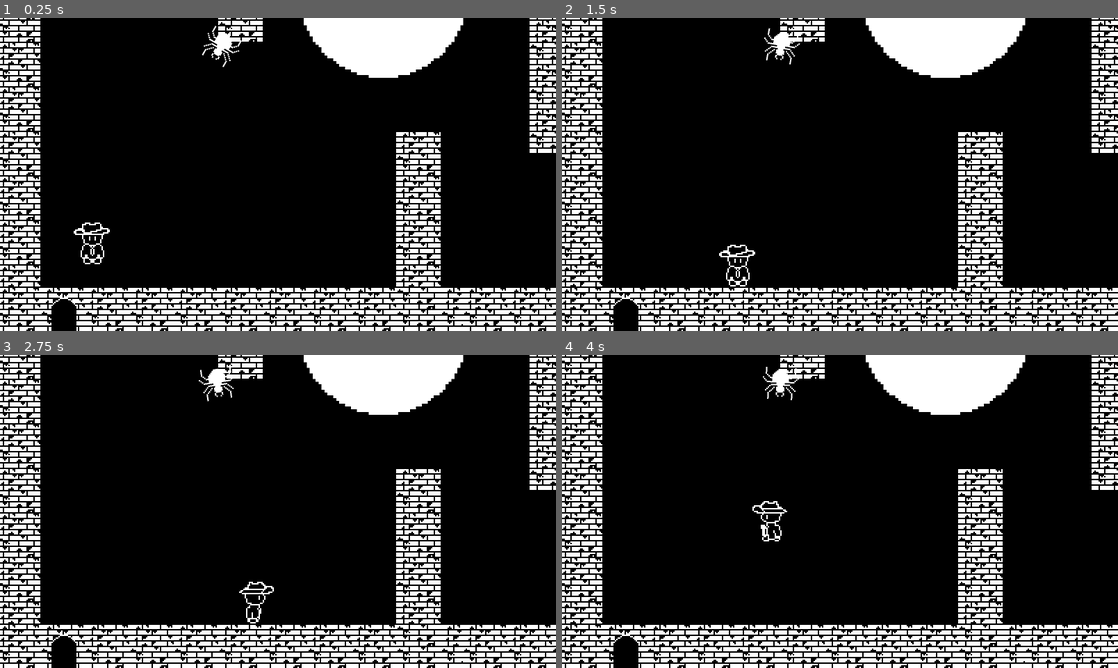
Above: before the commit, frames 1-4 (two rows, left to right).
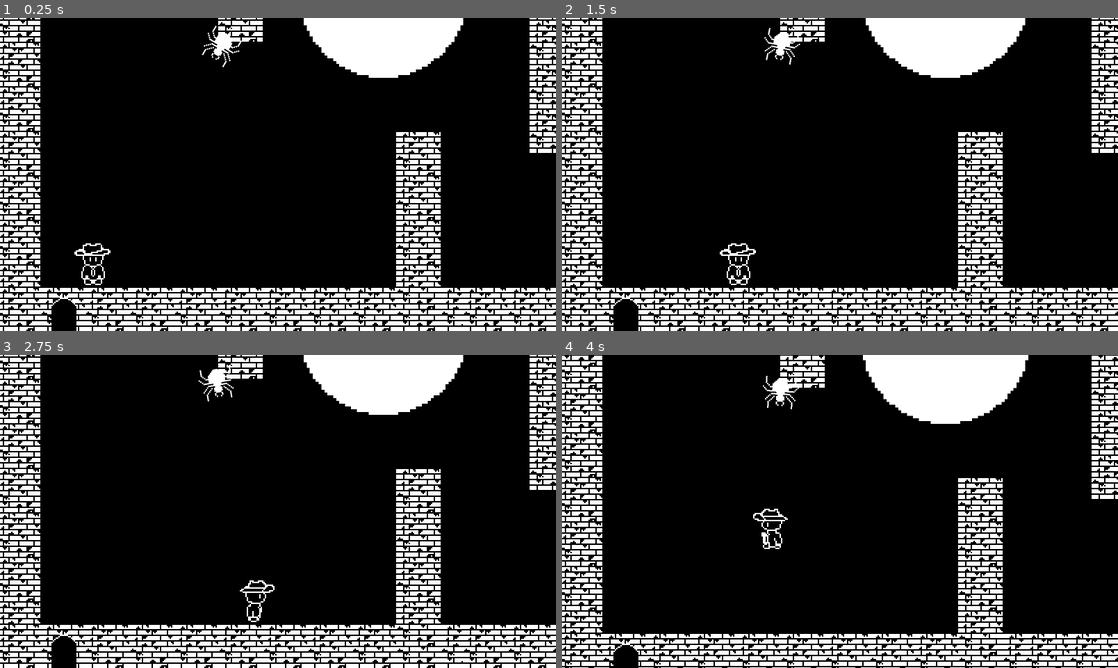
Above: after the commit, the same moments.

Repository: Tracychun13/twilight-tower
Game: Godot game, scene res://scenes/game.tscn
Two runs of this game, one before a commit and one after it. Both use one fixed random seed, a clock stepped at 60 frames per second and the inputs below.
Inputs:
- Up to frame 1 (0.25 s): no input
- Up to frame 2 (1.5 s): tap Enter at 0.5 s; hold D (right) 0.53-1.28 s; tap K (attack) at 0.6 s; tap Space (detained) at 0.8, 1.35 s; hold S (down) from 1.28 s (still down)
- Up to frame 3 (2.75 s): tap K (attack) at 1.55, 2.1 s; release S (down) at 2.03 s; hold D (right) from 2.03 s (still down); tap Space (detained) at 2.3 s
- Up to frame 4 (4 s): release D (right) at 2.78 s; hold W (up) 2.78-3.53 s; tap Space (detained) at 2.85, 3.8 s; tap K (attack) at 3.05 s; hold A (left) from 3.53 s (still down); hold J (shield) from 3.53 s (still down)

The runs differ from the first frame. In frame 1, 0.4% of the frame differs, in the area x 13-44%, y 2-86%; in frame 2, 0.3%; in frame 3, 0.3%; in frame 4, 16%, in the area x 0-100%, y 0-100%.

Commit message:
hitbox changes - player attack

Diff:
--- a/twilight-tower/scenes/bat.tscn
+++ b/twilight-tower/scenes/bat.tscn
@@ -81,7 +81,6 @@
 shape = SubResource("CircleShape2D_1qupw")
 
 [node name="Timer" type="Timer" parent="."]
-wait_time = 0.5
 autostart = true
 
 [node name="Range" type="Area2D" parent="."]
--- a/twilight-tower/scenes/player.tscn
+++ b/twilight-tower/scenes/player.tscn
@@ -440,8 +440,7 @@
 "speed": 5.0
 }]
 
-[sub_resource type="RectangleShape2D" id="RectangleShape2D_no7jp"]
-size = Vector2(8.4853, 19.5837)
+[sub_resource type="RectangleShape2D" id="RectangleShape2D_ynu8h"]
 
 [node name="Player" type="CharacterBody2D"]
 z_index = 4
@@ -449,11 +448,10 @@
 script = ExtResource("1_051no")
 
 [node name="CollisionShape2D" type="CollisionShape2D" parent="."]
-position = Vector2(-1, -19)
+position = Vector2(-1, 1)
 shape = SubResource("CapsuleShape2D_n7fjv")
 
 [node name="AnimatedSprite2D" type="AnimatedSprite2D" parent="."]
-position = Vector2(0, -19)
 sprite_frames = SubResource("SpriteFrames_oldj6")
 animation = &"attack"
 autoplay = "idle"
@@ -461,12 +459,10 @@
 frame_progress = 1.0
 
 [node name="AttackingHitbox" type="Area2D" parent="AnimatedSprite2D"]
-position = Vector2(0, 19)
 
 [node name="CollisionShape2D" type="CollisionShape2D" parent="AnimatedSprite2D/AttackingHitbox"]
-position = Vector2(7.64465, -14.5259)
-rotation = -2.25513
-shape = SubResource("RectangleShape2D_no7jp")
+position = Vector2(11, 3)
+shape = SubResource("RectangleShape2D_ynu8h")
 
 [node name="Timer" type="Timer" parent="."]
 wait_time = 0.2
--- a/twilight-tower/scripts/bat.gd
+++ b/twilight-tower/scripts/bat.gd
@@ -1,7 +1,7 @@
 extends CharacterBody2D
 
 const SPEED = 50.0
-var health = 100.0
+var health = 100
 var playerEnteredRange = false
 var damager = 10
 var isPlayerTouching = false;
@@ -41,7 +41,7 @@
 	find_hero()
 
 func batDamaged(value) -> void:
-	if health > 0 and not health==0:
+	if health > 0:
 		health-= value
 		print("BAT HEALTH: ", health)
 
--- a/twilight-tower/scripts/player.gd
+++ b/twilight-tower/scripts/player.gd
@@ -54,14 +54,14 @@
 	if not is_attacking and not is_detained:
 
 		if Input.is_action_pressed("left"):
-			sprite2d.flip_h = true
+			sprite2d.scale.x = -1
 			if(is_shielding):
 				sprite2d.play("shieldingRight")
 			else:
 				sprite2d.play("walkRight")
 
 		elif Input.is_action_pressed("right"):
-			sprite2d.flip_h = false
+			sprite2d.scale.x = 1
 			if(is_shielding):
 				sprite2d.play("shieldingRight")
 			else:
@@ -75,6 +75,7 @@
 		elif Input.is_action_pressed("up"):
 			sprite2d.play("walkBackward")
 		else:
+			sprite2d.scale.x = 1
 			if(is_shielding):
 				sprite2d.play("shieldingIdle")
 			else:
